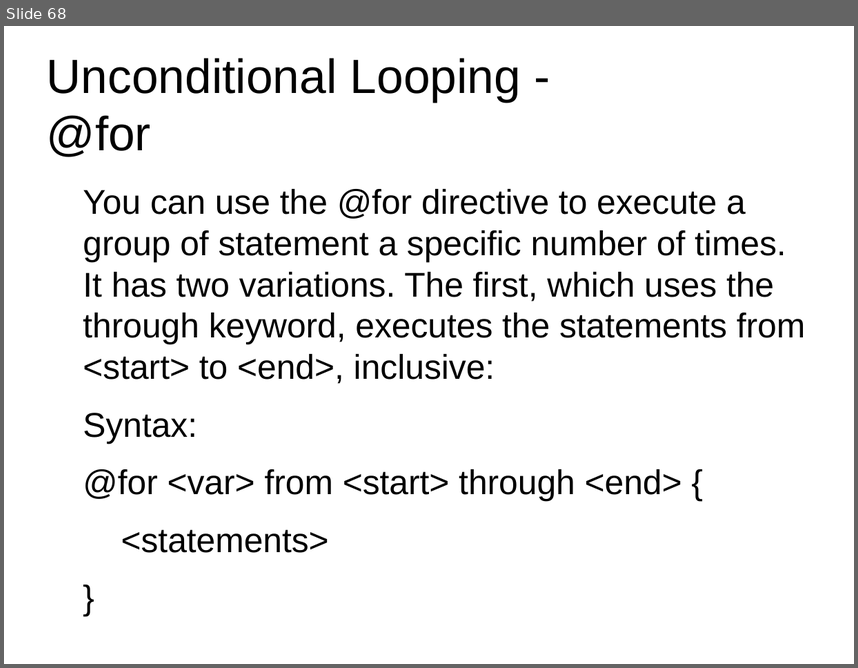
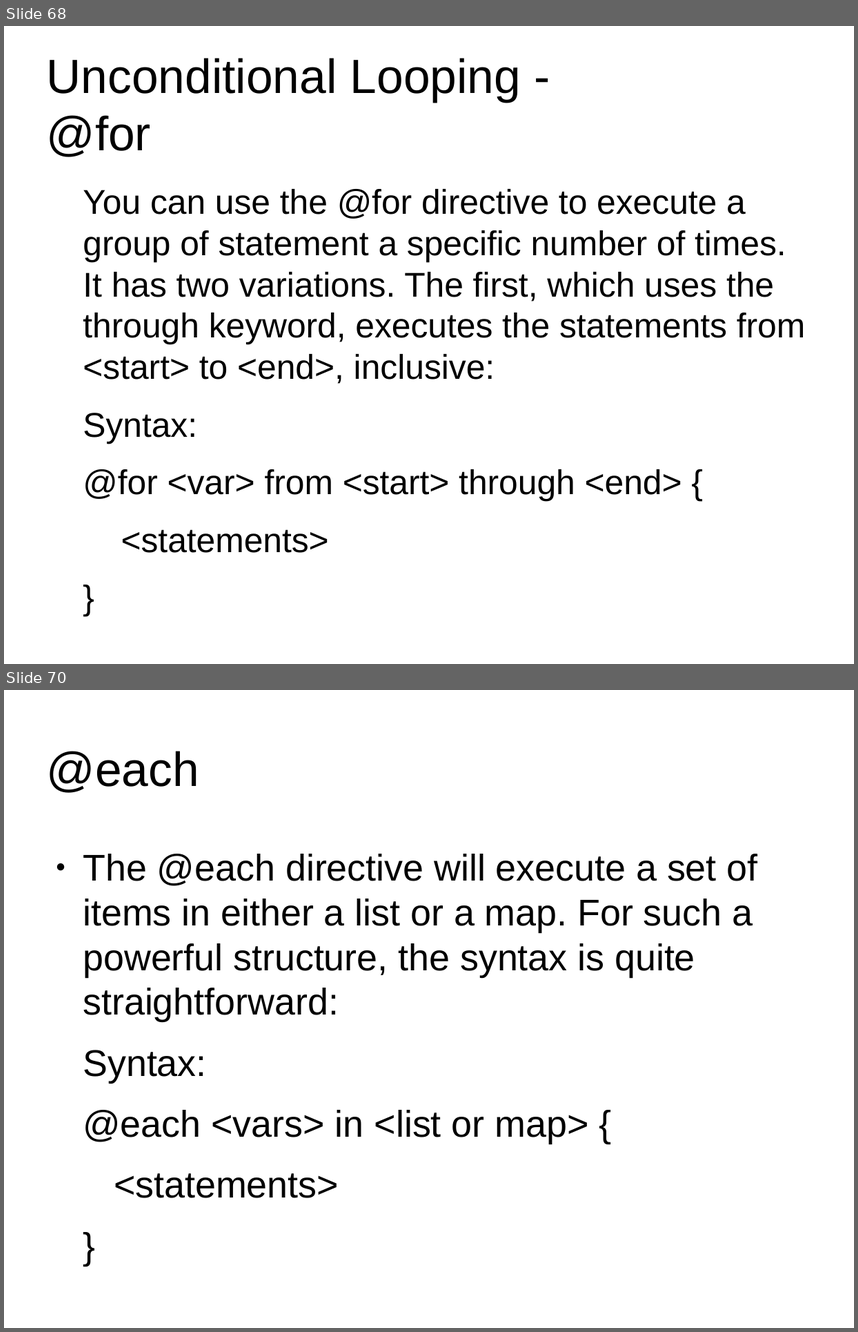
Before and after one commit to anumsh/SASS-Basics, a slide deck: SASS_basics.odp. Shown one above the other, each under a label of ours: slide 68 before the commit, slides 68 and 70 after it; the slides between them are not shown. The pictures are 858x668 and 858x1332 pixels, drawn with LibreOffice and Linux fonts; fonts in the diff are those of the drawing; background and template pictures are left out. Boxes give left, top, right and bottom in pixels: in the first picture for what was removed or moved away, otherwise in the second. Text is boxed around its words. In the diff, an @@ line names an element or a change of style, - is before the commit and + after.

Commit message:
feat: @each loop

```diff
--- a/SASS_basics.odp
+++ b/SASS_basics.odp
@@ slide 70 added at box(4, 690, 854, 1328), background #FFFFFF @@
@@ title added at box(47, 751, 199, 793), 44.8 pt, text #000000 @@
+@each
@@ text added at box(83, 854, 758, 1198), 34.7 pt, text #000000 @@
+● The @each directive will execute a set of items in either a list or a map. For such a powerful structure, the syntax is quite straightforward:
+Syntax:
+@each <vars> in <list or map> {
+<statements>
+}
```
Also in this commit, not shown: 1 slide changed, 1 other slide added.
